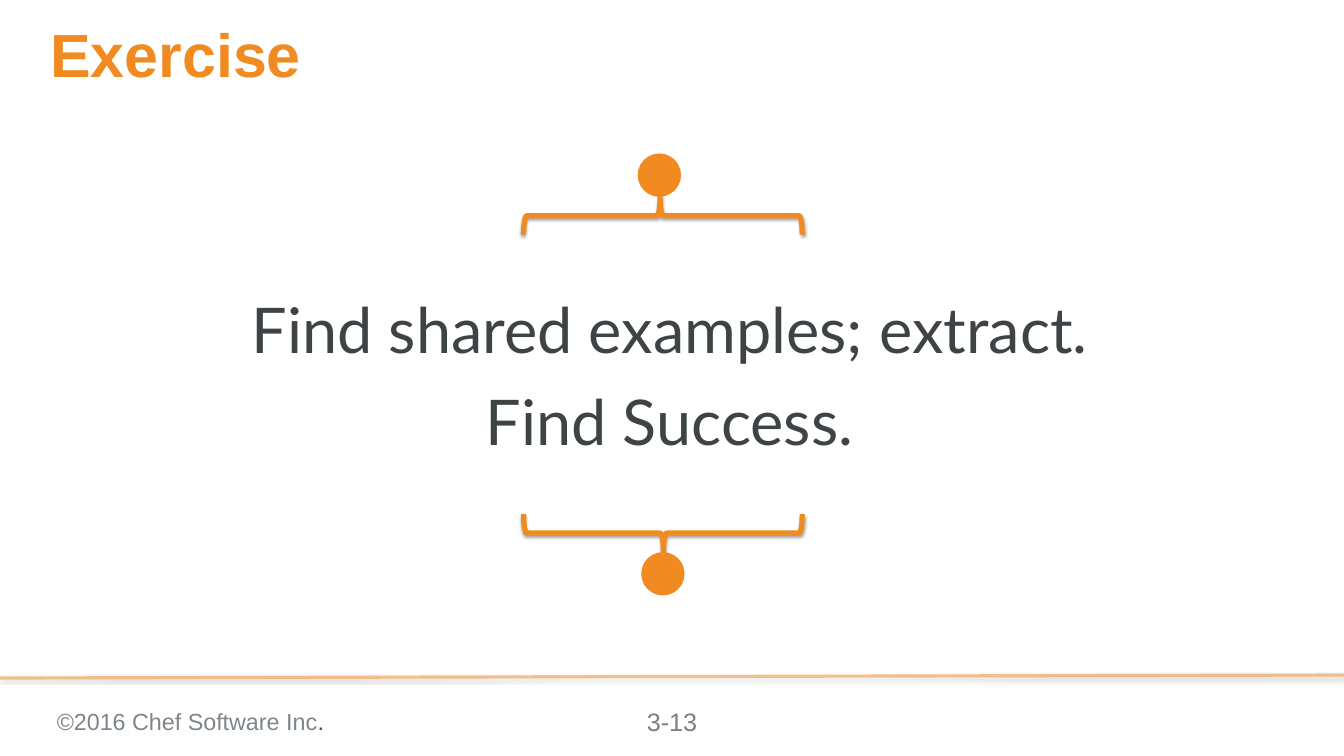
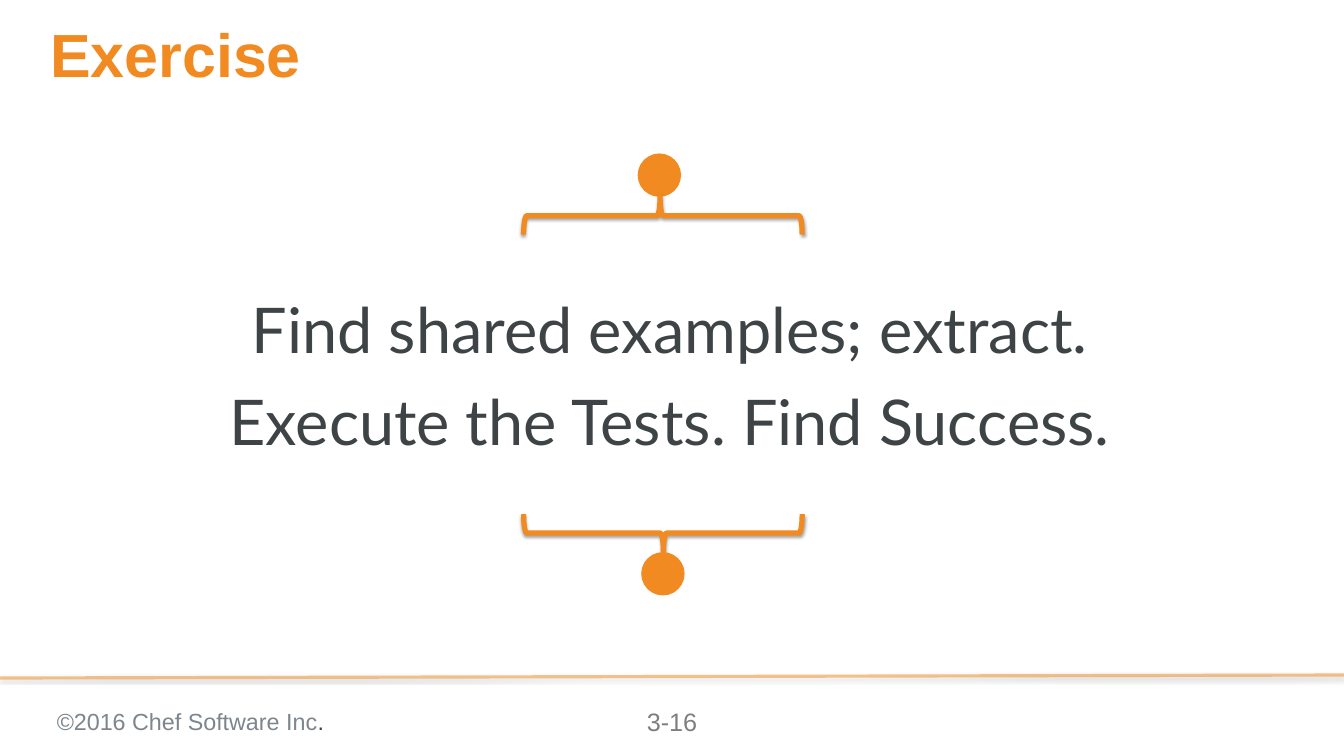
Before and after one commit to chef-training/elegant_tests, a slide deck: slide 16 of 04-shared_examples.pptx (slide 13 before the commit). Drawn at 1344x756 pixels with LibreOffice and Linux fonts; fonts in the diff are those of the drawing; background and template pictures are left out. Boxes give left, top, right and bottom in pixels: in the first picture for what was removed or moved away, otherwise in the second. Text is boxed around its words. In the diff, an @@ line names an element or a change of style, - is before the commit and + after.

```diff
--- a/04-shared_examples.pptx
+++ b/04-shared_examples.pptx
@@ text at <box>229,398,1109,446</box>: text changed @@
-Find Success.
+Execute the Tests. Find Success.
@@ page number at <box>647,713,697,731</box>: text changed @@
-3-13
+3-16
```
Also in this commit, not shown: 1 other slide changed, 3 slides added.
